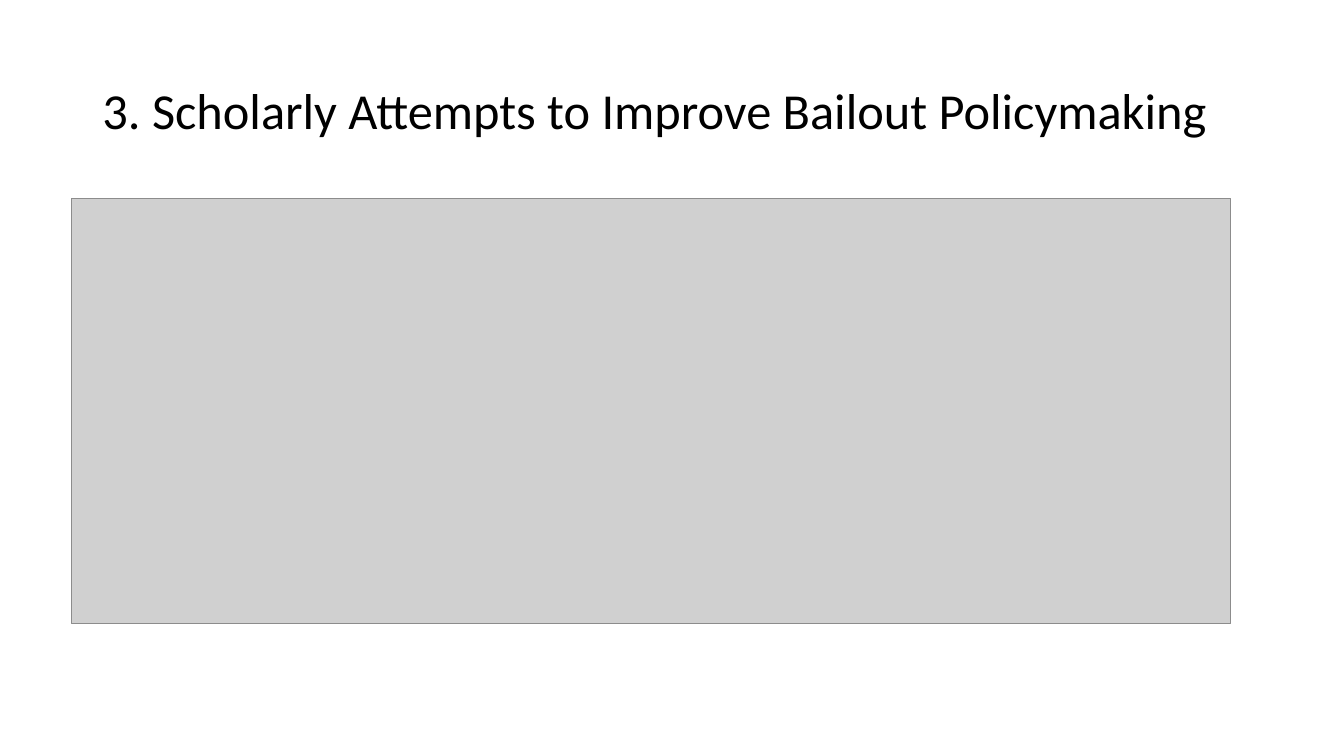
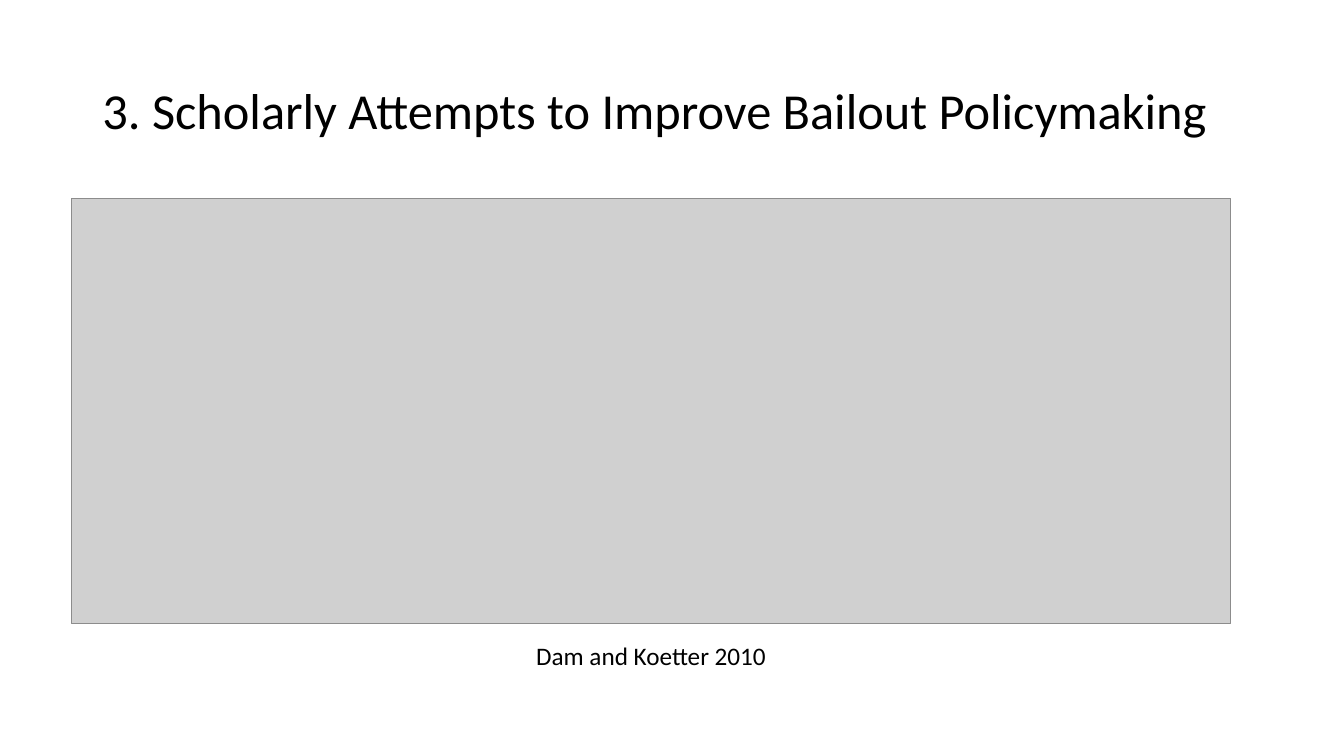
Before and after one commit to anihamde/cba-research, a slide deck: slide 4 of Suresh_CBA_Presentation.pptx. Drawn at 1344x756 pixels with LibreOffice and Linux fonts; fonts in the diff are those of the drawing; grey boxes stand for pictures. Boxes give left, top, right and bottom in pixels: in the first picture for what was removed or moved away, otherwise in the second. Text is boxed around its words. In the diff, an @@ line names an element or a change of style, - is before the commit and + after.

```diff
--- a/Suresh_CBA_Presentation.pptx
+++ b/Suresh_CBA_Presentation.pptx
@@ text added at (x1=536, y1=647, x2=766, y2=665), 18 pt, text #000000 @@
+Dam and Koetter 2010
```
Also in this commit, not shown: 16 other slides changed, 1 slide added.
